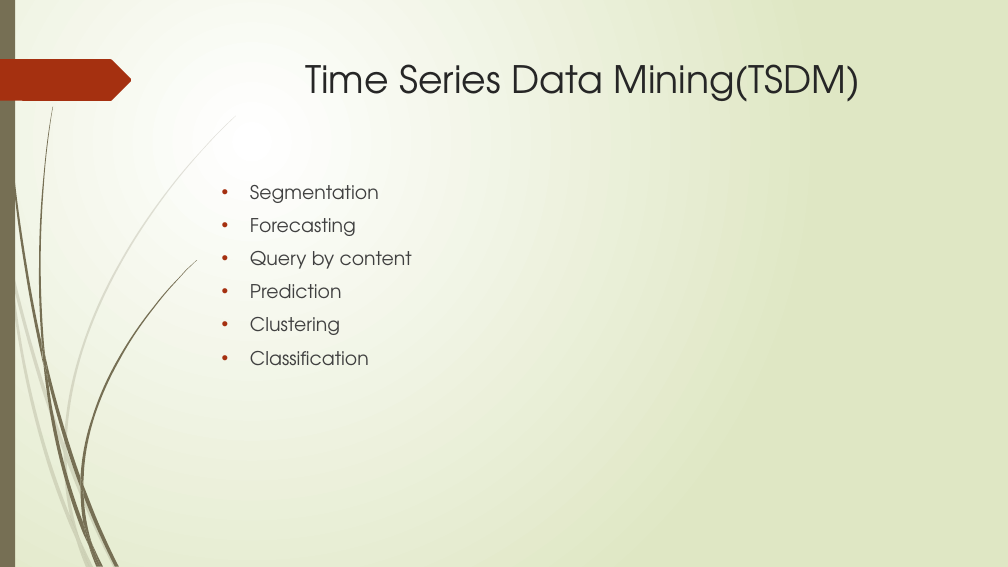
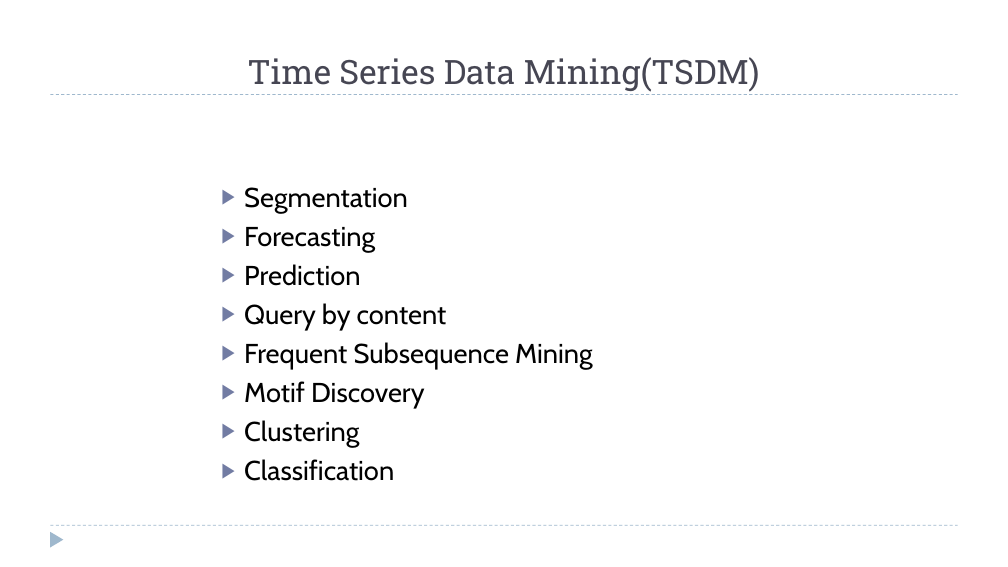
Before and after one commit to zixiaojindao/time-series-survey, a slide deck: slide 4 of slide/tsdm.pptx. Drawn at 1008x567 pixels with LibreOffice and Linux fonts; fonts in the diff are those of the drawing. Boxes give left, top, right and bottom in pixels: in the first picture for what was removed or moved away, otherwise in the second. Text is boxed around its words. In the diff, an @@ line names an element or a change of style, - is before the commit and + after.

```diff
--- a/slide/tsdm.pptx
+++ b/slide/tsdm.pptx
@@ background gradient #FFFFFF to #DFE8C4 to #FFFFFF @@
@@ rectangle removed at bbox=[0, 0, 15, 567] @@
@@ title "Time Series Data Mining(TSDM)": place and size @@
-title "Time Series Data Mining(TSDM)" at bbox=[305, 64, 860, 101]
+title "Time Series Data Mining(TSDM)" at bbox=[248, 57, 760, 92]
@@ title "Time Series Data Mining(TSDM)" at bbox=[248, 57, 760, 92]: size 36 to 32 pt, font TeX Gyre Adventor to Roboto Slab, text colour #262626 to #464653; vertical alignment top to bottom @@
@@ freeform shape removed at bbox=[0, 59, 132, 101] @@
@@ line added from (51, 95) to (958, 95), #9FB8CD 0.75 pt dashed @@
@@ text at bbox=[244, 187, 447, 481]: size 18 to 26 pt, font TeX Gyre Adventor to Cabin, text colour #404040 to #000000 in "Segmentation", "Forecasting", "Query by content", "Clustering" and 1 more places; bullet • to ▶; less space between paragraphs; bullet colour #A53010 to #727CA3 @@
@@ text at bbox=[244, 264, 360, 286]: paragraph added @@
+▶ Prediction
@@ text at bbox=[244, 342, 593, 408]: text changed; size 18 to 26 pt; font TeX Gyre Adventor to Cabin; text colour #404040 to #000000 @@
-• Prediction
+▶ Frequent Subsequence Mining
+▶ Motif Discovery
@@ triangle added at bbox=[50, 532, 64, 548], fill #9FB8CD @@
@@ line added from (51, 526) to (958, 526), #9FB8CD 0.75 pt dashed @@
@@ group removed at bbox=[0, 116, 236, 567]: 10 freeform shapes @@
@@ group removed at bbox=[2, 0, 197, 567]: 12 freeform shapes @@
```
Also in this commit, not shown: 42 other slides changed, 7 slides added, 13 slides removed, 4 other files.
